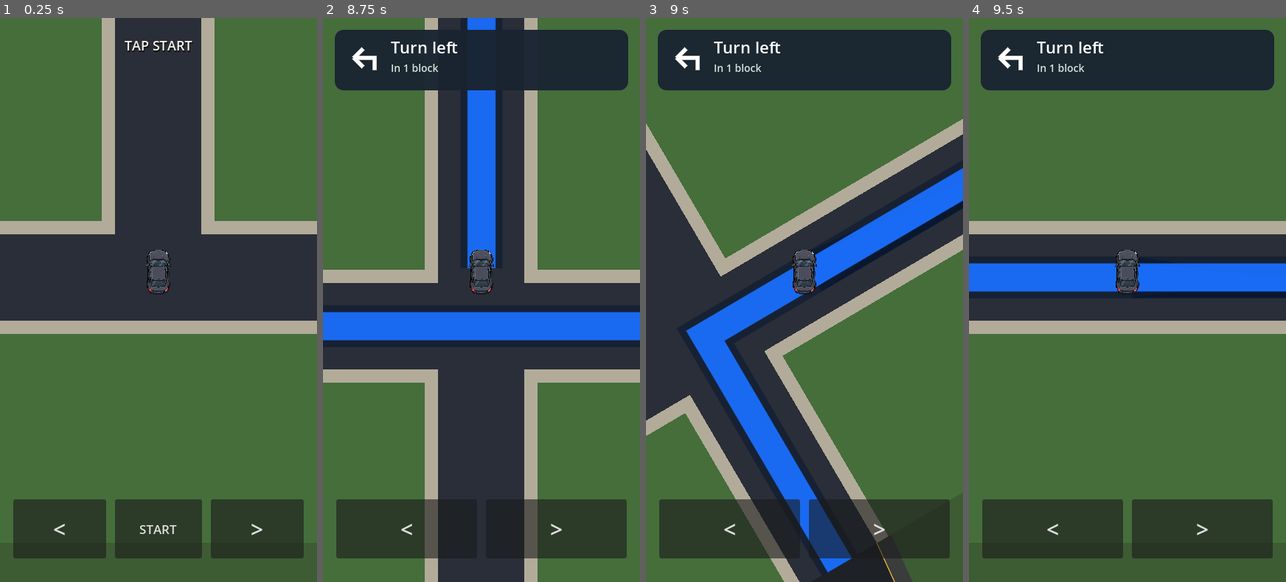
Above: before the commit, frames 1-4 (left to right).
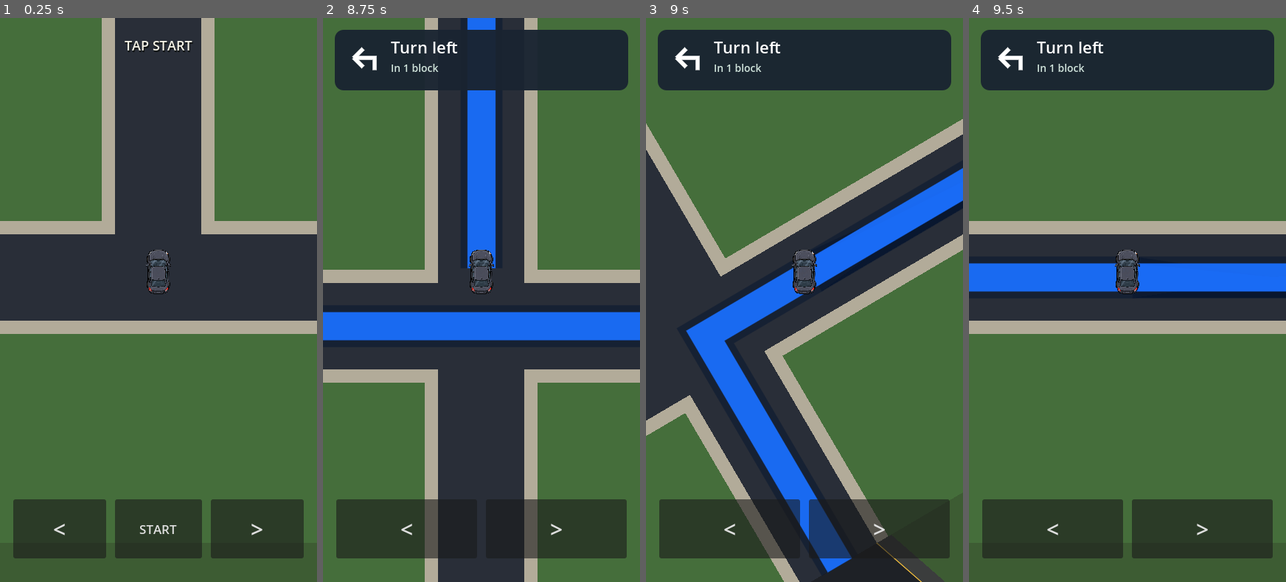
Above: after the commit, the same moments.

Repository: patrickcallahancomedy/comedian
Game: Godot game, scene res://scenes/drive/drive_module.tscn
The game is run twice, just before and just after one commit, with the same random seed, the same clock (stepped at 60 frames per second) and the same inputs.
Inputs (mouse positions are in pixels of both pictures, inside the frame that each line leads up to):
- Up to frame 1 (0.25 s): no input
- Up to frame 2 (8.75 s): click "START" at 0.5 s; tap Enter (ui_accept) at 1.25, 1.52, 4.52, 7.52 s; move the mouse to (551, 271) at 1.27 s; hold Right 1.28-2 s; tap Space every 1.5 s from 1.35 to 7.35 s; click (551, 271) at 1.42 s; drag from (418, 328) to (465, 412) at 2.02 s; move the mouse to (513, 175) at 2.77 s; hold Right 2.78-3.5 s; drag from (465, 412) to (386, 215) at 3.52 s; move the mouse to (576, 384) at 4.27 s; hold Left 4.28-5 s; drag from (386, 215) to (433, 159) at 5.02 s; move the mouse to (497, 300) at 5.77 s; hold Left 5.78-6.5 s; click (497, 300) at 5.92 s; drag from (433, 159) to (418, 328) at 6.52 s; move the mouse to (551, 271) at 7.27 s; hold W 7.28-8 s; drag from (418, 328) to (465, 412) at 8.02 s
- Up to frame 3 (9 s): move the mouse to (836, 175) at 8.77 s; hold Left from 8.78 s (still down); tap Space at 8.85 s
- Up to frame 4 (9.5 s): keep holding Left

Frames 1-2 are identical in both runs. In frame 3, 0.6% of the frame differs, in the area x 72-95%, y 93-100%; in frame 4, nothing differs.

Commit message:
Separate highway from neighborhood for real ramp

Diff:
--- a/godot/scripts/drive/drive_grid_map.gd
+++ b/godot/scripts/drive/drive_grid_map.gd
@@ -14,8 +14,8 @@
 const CITY_CELL := 120
 
 const NEIGHBORHOOD_RECT := Rect2(20, 620, 320, 320)
-const CONNECTOR_ONE_RECT := Rect2(340, 730, 160, 20)
-const HIGHWAY_RECT := Rect2(500, 720, 600, 40)
+const CONNECTOR_ONE_RECT := Rect2(340, 680, 160, 80)
+const HIGHWAY_RECT := Rect2(500, 650, 600, 40)
 const CONNECTOR_TWO_RECT := Rect2(1100, 760, 160, 20)
 const CITY_RECT := Rect2(1260, 480, 480, 480)
 
